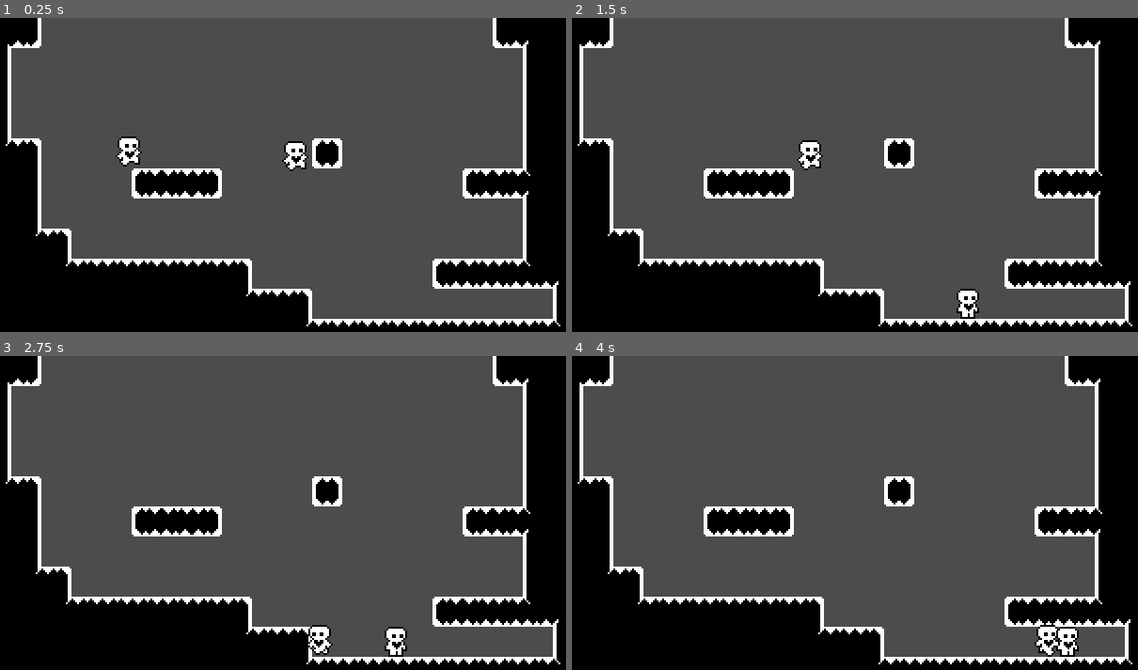
Above: before the commit, frames 1-4 (two rows, left to right).
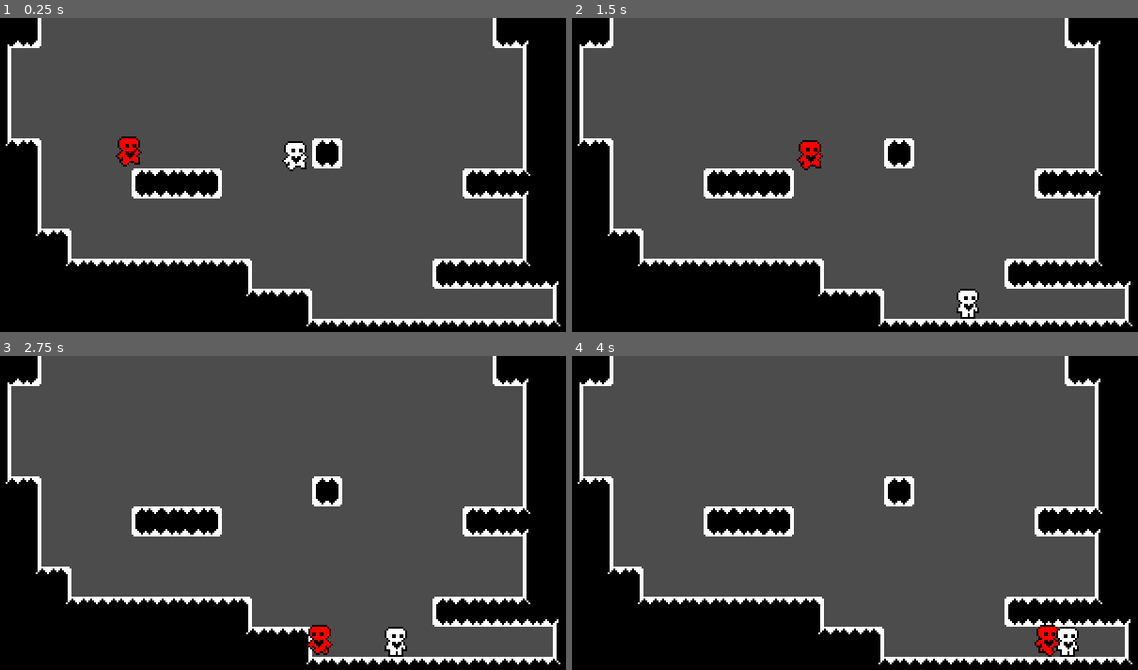
Above: after the commit, the same moments.

Repository: MarianZuska/stack-em-up
Game: Godot game, scene res://Main.tscn
Same seed, same stepped clock (60 frames per second), same inputs: the game is played once before the commit and once after it.
Inputs:
- Up to frame 1 (0.25 s): no input
- Up to frame 2 (1.5 s): hold D (right) from 0.53 s (still down); tap E (merge_characters) at 0.6 s; tap W (up) at 0.77 s; tap Tab (swap_character) at 0.8, 1.35 s
- Up to frame 3 (2.75 s): tap W (up) at 1.52 s; tap Q (unmerge_characters) at 1.55, 2.1 s; release D (right) at 2.03 s; hold A (left) from 2.03 s (still down); tap E (merge_characters) at 2.3 s
- Up to frame 4 (4 s): release A (left) at 2.78 s; hold D (right) from 2.78 s (still down); tap E (merge_characters) at 2.85 s; tap W (up) at 3.02, 3.77 s; tap Tab (swap_character) at 3.05, 3.6 s; tap Q (unmerge_characters) at 3.8 s

The runs differ from the first frame. In frame 1, 0.2% of the frame differs, in the area x 20-25%, y 38-47%; in frame 2, 0.2%; in frame 3, 0.2%; in frame 4, 0.2%.

Commit message:
Players now stack properly and have colors

Diff:
--- a/Player.gd
+++ b/Player.gd
@@ -40,6 +40,7 @@
 var dashing = false
 
 var jumpingNow = false
+var player_on_top = null
 var was_on_floor = true
 
 onready var sprite = get_node("Sprite")
@@ -47,16 +48,18 @@
 onready var anchor = get_node("../Anchor")
 onready var parent = get_owner()
 
-export var canMove = true
-export var isControlled = true
-var playerOnTop = null
+var can_move = true
+var is_controlled = true
 
 func _physics_process(delta):
-	if playerOnTop != null:
-		var pos = get_global_position() + Vector2(0, -16)
-		playerOnTop.set_global_position(pos)
-	if canMove:
-		if isControlled:
+
+	if is_controlled:
+		sprite.modulate = parent.player_color
+	else:
+		sprite.modulate = Color(1, 1, 1)
+
+	if can_move:
+		if is_controlled:
 			run(delta)
 			jump(delta)
 			dash()
@@ -71,6 +74,10 @@
 
 		close_down()
 		motion = move_and_slide(motion, Vector2.UP)
+	if player_on_top != null:
+		var pos = get_global_position() + Vector2(0, -16)
+		player_on_top.set_global_position(pos)
+		player_on_top.sprite.flip_h = sprite.flip_h
 
 
 func close_down():
--- a/Player.tscn
+++ b/Player.tscn
@@ -1,7 +1,8 @@
-[gd_scene load_steps=8 format=2]
+[gd_scene load_steps=9 format=2]
 
 [ext_resource path="res://Player.png" type="Texture" id=1]
 [ext_resource path="res://Player.gd" type="Script" id=2]
+[ext_resource path="res://PlayerRoot.gd" type="Script" id=3]
 
 [sub_resource type="RectangleShape2D" id=1]
 extents = Vector2( 3.97122, 7.361 )
@@ -70,6 +71,7 @@
 }
 
 [node name="PlayerRoot" type="Node2D"]
+script = ExtResource( 3 )
 
 [node name="Player" type="KinematicBody2D" parent="."]
 script = ExtResource( 2 )
--- a/PlayerController.gd
+++ b/PlayerController.gd
@@ -1,9 +1,4 @@
 extends Node2D
-
-
-# Declare member variables here. Examples:
-# var a: int = 2
-# var b: String = "text"
 
 export(Array, NodePath) var player_root_nodes = []
 var currently_active_index = 0
@@ -11,33 +6,44 @@
 
 # Called when the node enters the scene tree for the first time.
 func _ready() -> void:
-	_activate_player()
+	activate_player()
 
-func _activate_player():
-	var players = _get_players()
+func activate_player():
+	var players = get_players()
 	for index in range(len(players)):
-		players[index].set("isControlled", index == currently_active_index)
+		players[index].set("is_controlled", index == currently_active_index)
 
-func _merge_player(curr_player):
-	for player in _get_players(false):
-		var dist = curr_player.get_global_position().distance_to(player.get_global_position())
-		if abs(dist) < 20:
-			player.set("canMove", false)
-			player.get_child(1).disabled = true
-			curr_player.playerOnTop = player
+func get_player_tree(reference_player):
+	if reference_player == null:
+		return []
+	return [reference_player] + get_player_tree(reference_player.player_on_top)
 
-func _unmerge_player(curr_player):
-	var player = curr_player.playerOnTop
+func dist(p1, p2):
+	return abs(p1.get_global_position().distance_to(p2.get_global_position()))
+
+func stack_on_player(curr_player):
+	for other_player in get_players(false):
+		if dist(curr_player, other_player) < 20:
+			var other_player_tree = get_player_tree(other_player)
+			var curr_player_tree = get_player_tree(curr_player)
+			if not(curr_player in other_player_tree) and not(other_player in curr_player_tree):
+				other_player.set("can_move", false)
+				other_player.get_child(1).disabled = true
+				curr_player_tree[-1].player_on_top = other_player
+
+func unstack_for_player(curr_player):
+	var player = curr_player.player_on_top
 	if player != null:
-		_unmerge_player(curr_player.playerOnTop)
-		player.set("canMove", true)
+		# If unstack all players
+		# unstack_for_player(curr_player.player_on_top)
+		player.set("can_move", true)
 		player.get_child(1).disabled = false
-		curr_player.playerOnTop = null
+		curr_player.player_on_top = null
 
-func _get_current_player():
-	return _get_players()[currently_active_index]
+func get_current_player():
+	return get_players()[currently_active_index]
 
-func _get_players(include_active=true):
+func get_players(include_active=true):
 	var player_list = []
 	for index in range(len(player_root_nodes)):
 		if not include_active && currently_active_index == index:
@@ -51,8 +57,8 @@
 	if Input.is_action_just_pressed("swap_character"):
 		currently_active_index += 1
 		currently_active_index %= len(player_root_nodes)
-		_activate_player()
+		activate_player()
 	if Input.is_action_just_pressed("merge_characters"):
-		_merge_player(_get_current_player())
+		stack_on_player(get_current_player())
 	if Input.is_action_just_pressed("unmerge_characters"):
-		_unmerge_player(_get_current_player())
+		unstack_for_player(get_current_player())
--- /dev/null
+++ b/PlayerRoot.gd
@@ -0,0 +1,3 @@
+extends Node2D
+
+export(Color) var player_color = "ff0000"
